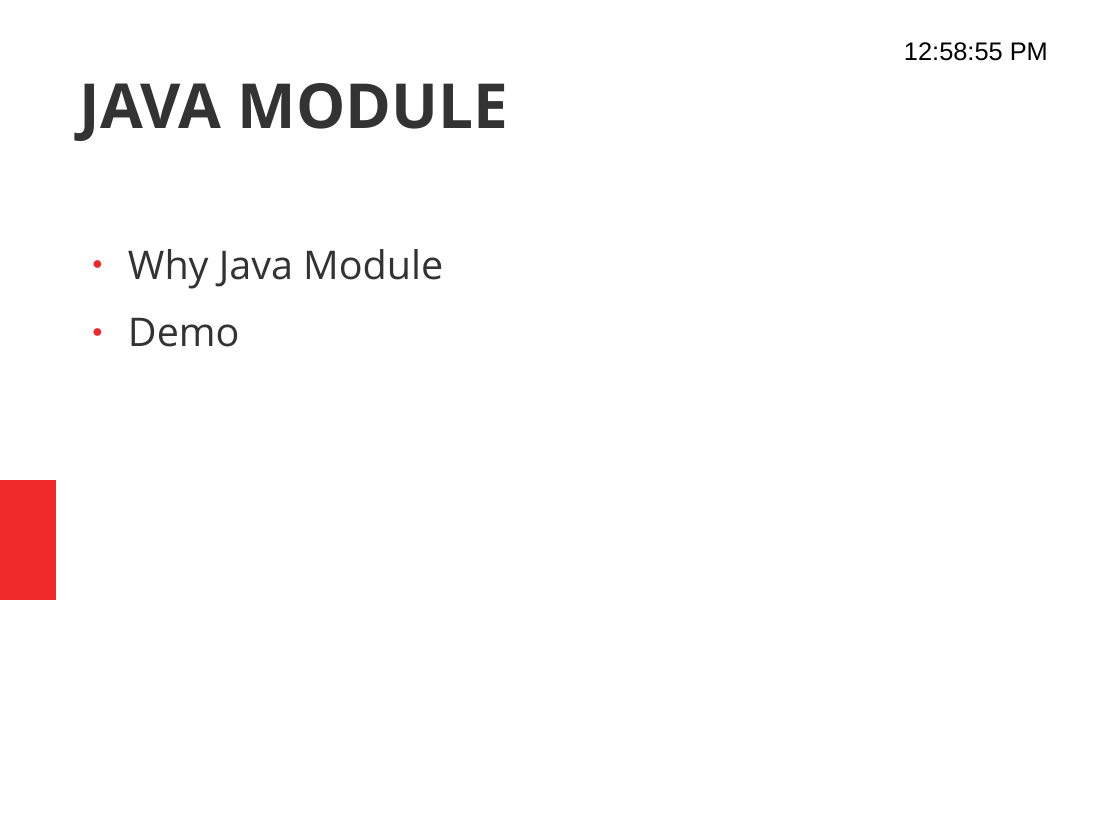
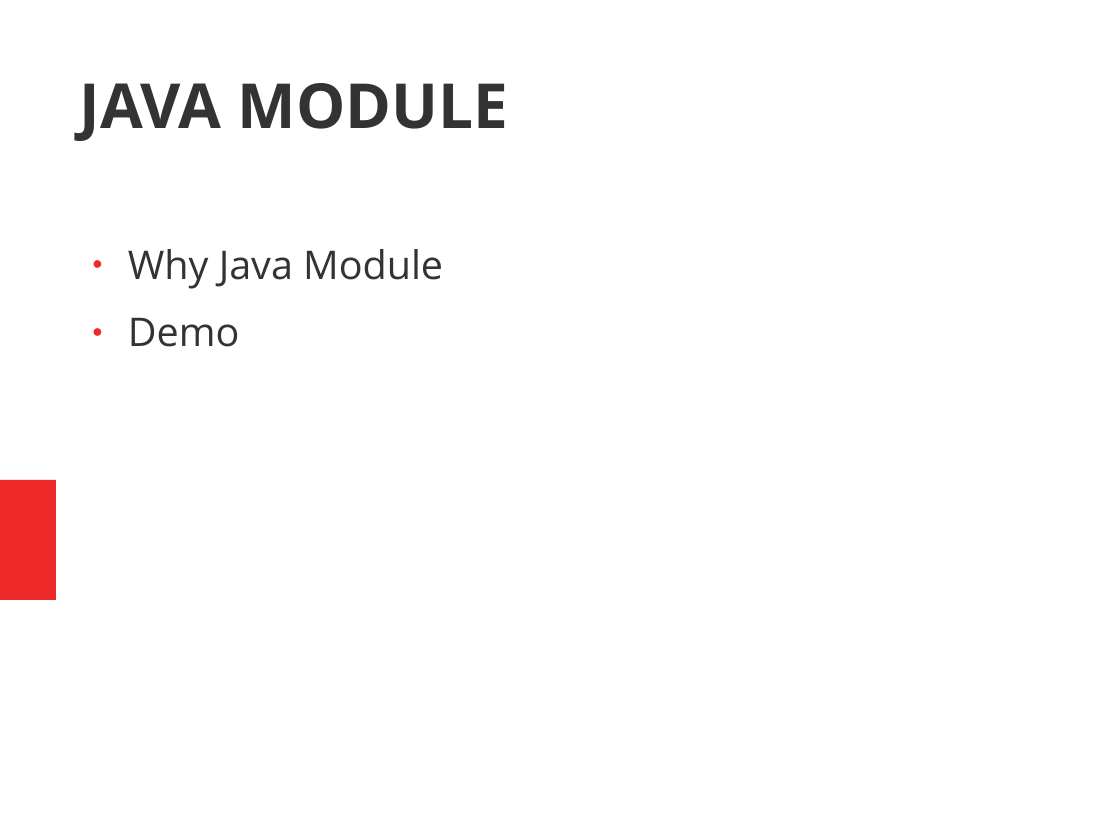
Before and after one commit to nizanthece/java-one, a slide deck: slide 2 of java-one-demo.pptx (slide 3 before the commit). Drawn at 1120x840 pixels with LibreOffice and Linux fonts; fonts in the diff are those of the drawing. Boxes give left, top, right and bottom in pixels: in the first picture for what was removed or moved away, otherwise in the second. Text is boxed around its words. In the diff, an @@ line names an element or a change of style, - is before the commit and + after.

```diff
--- a/java-one-demo.pptx
+++ b/java-one-demo.pptx
@@ text removed at bbox=[904, 42, 1048, 61] @@
-12:58:55 PM
```
Also in this commit, not shown: 4 other slides changed, 2 slides added, 3 slides removed, 2 other files.
